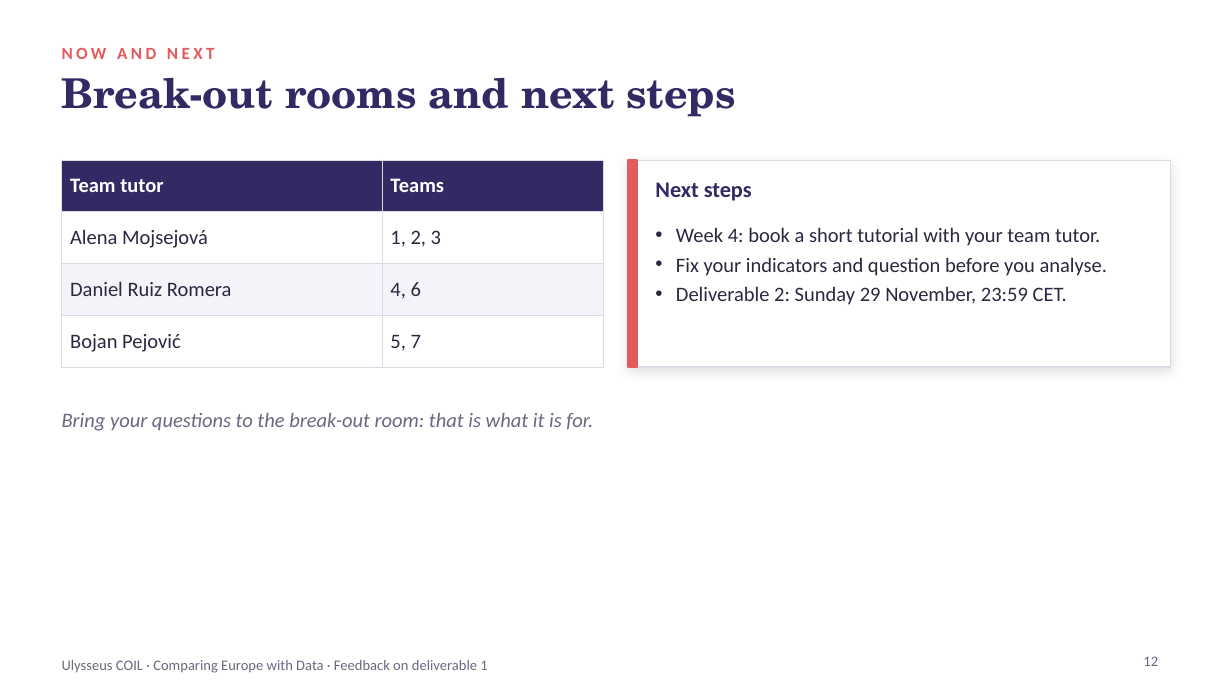
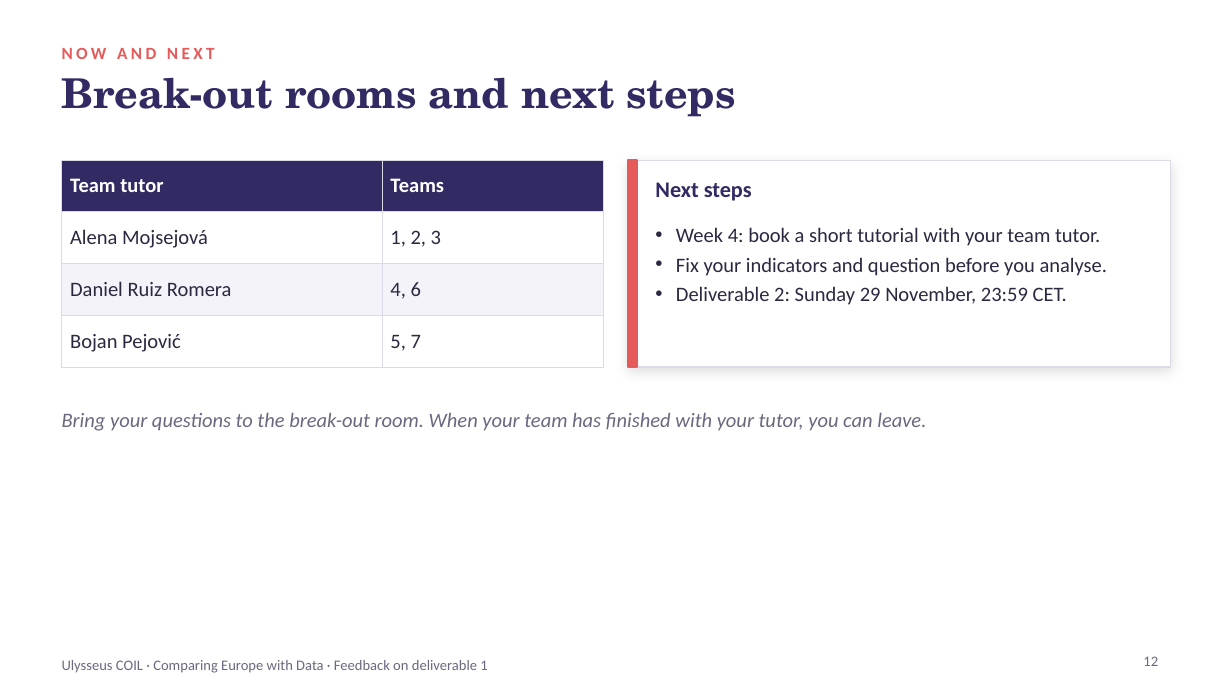
Before and after one commit to coil-europe/coil-europe.github.io, a slide deck: slide 12 of docs/slides/COIL_2_feedback_deliverable1.pptx. Drawn at 1232x693 pixels with LibreOffice and Linux fonts; fonts in the diff are those of the drawing. Boxes give left, top, right and bottom in pixels: in the first picture for what was removed or moved away, otherwise in the second. Text is boxed around its words. In the diff, an @@ line names an element or a change of style, - is before the commit and + after.

```diff
--- a/docs/slides/COIL_2_feedback_deliverable1.pptx
+++ b/docs/slides/COIL_2_feedback_deliverable1.pptx
@@ text at bbox=[62, 413, 926, 431]: text changed @@
-Bring your questions to the break-out room: that is what it is for.
+Bring your questions to the break-out room. When your team has finished with your tutor, you can leave.
```
Also in this commit, not shown: 1 other slide changed, 3 other files.
